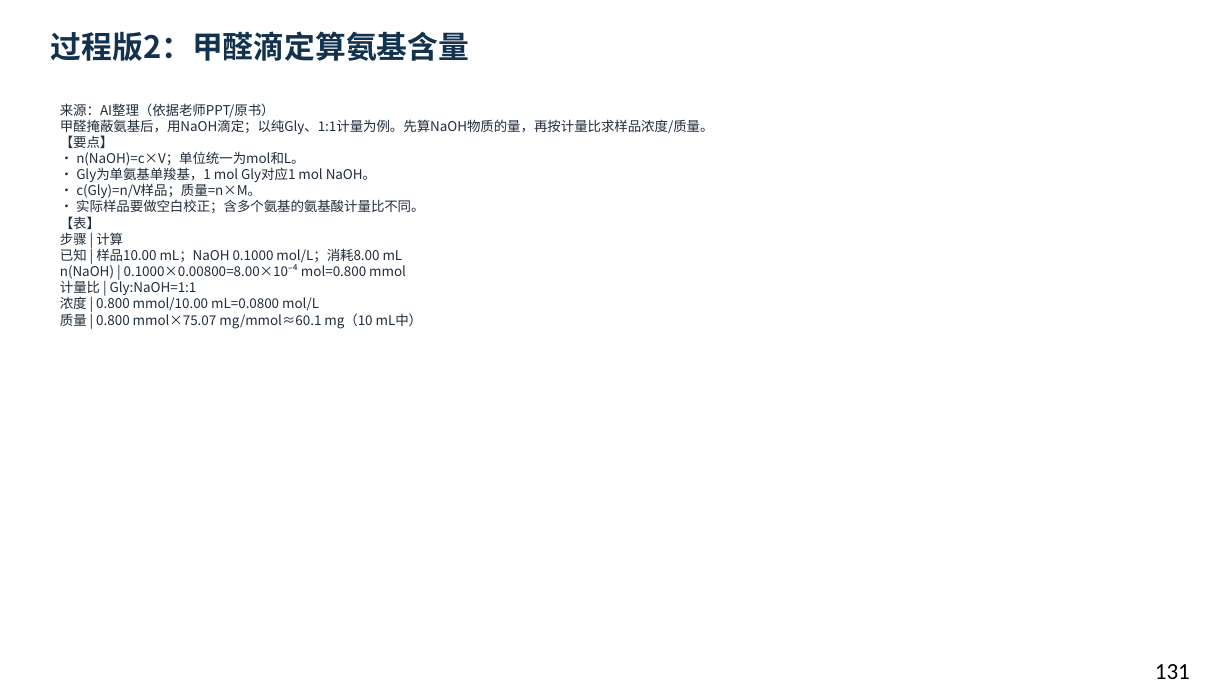
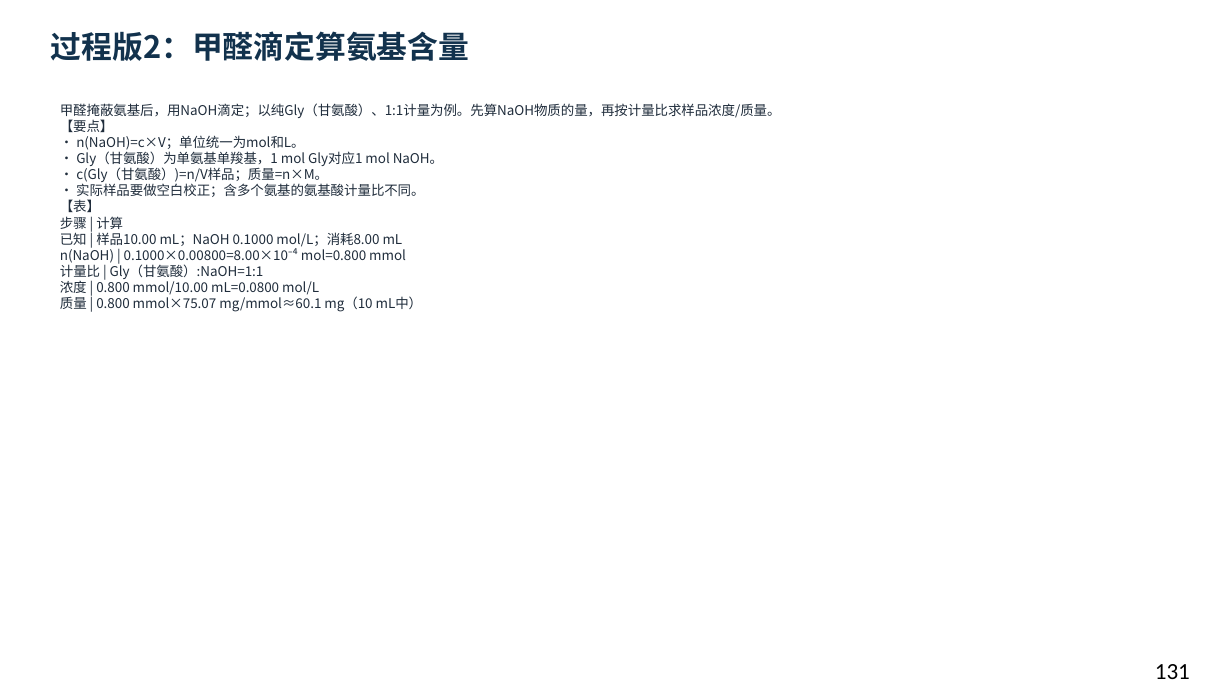
Before and after one commit to newkan-li/Biochemistry, a slide deck: slide 131 of downloads/bc02-ai-style.pptx. Drawn at 1232x693 pixels with LibreOffice and Linux fonts; fonts in the diff are those of the drawing. Boxes give left, top, right and bottom in pixels: in the first picture for what was removed or moved away, otherwise in the second. Text is boxed around its words. In the diff, an @@ line names an element or a change of style, - is before the commit and + after.

```diff
--- a/downloads/bc02-ai-style.pptx
+++ b/downloads/bc02-ai-style.pptx
@@ text at (x1=60, y1=103, x2=781, y2=312): text changed @@
-来源：AI整理（依据老师PPT/原书）
-甲醛掩蔽氨基后，用NaOH滴定；以纯Gly、1:1计量为例。先算NaOH物质的量，再按计量比求样品浓度/质量。
-【要点】
-• n(NaOH)=c×V；单位统一为mol和L。
-• Gly为单氨基单羧基，1 mol Gly对应1 mol NaOH。
-• c(Gly)=n/V样品；质量=n×M。
-• 实际样品要做空白校正；含多个氨基的氨基酸计量比不同。
-【表】
-步骤 | 计算
-已知 | 样品10.00 mL；NaOH 0.1000 mol/L；消耗8.00 mL
-n(NaOH) | 0.1000×0.00800=8.00×10⁻⁴ mol=0.800 mmol
-计量比 | Gly:NaOH=1:1
-浓度 | 0.800 mmol/10.00 mL=0.0800 mol/L
-质量 | 0.800 mmol×75.07 mg/mmol≈60.1 mg（10 mL中）
+甲醛掩蔽氨基后，用NaOH滴定；以纯Gly（甘氨酸）、1:1计量为例。先算NaOH物质的量，再按计量比求样品浓度/质量。
+【要点】
+• n(NaOH)=c×V；单位统一为mol和L。
+• Gly（甘氨酸）为单氨基单羧基，1 mol Gly对应1 mol NaOH。
+• c(Gly（甘氨酸）)=n/V样品；质量=n×M。
+• 实际样品要做空白校正；含多个氨基的氨基酸计量比不同。
+【表】
+步骤 | 计算
+已知 | 样品10.00 mL；NaOH 0.1000 mol/L；消耗8.00 mL
+n(NaOH) | 0.1000×0.00800=8.00×10⁻⁴ mol=0.800 mmol
+计量比 | Gly（甘氨酸）:NaOH=1:1
+浓度 | 0.800 mmol/10.00 mL=0.0800 mol/L
+质量 | 0.800 mmol×75.07 mg/mmol≈60.1 mg（10 mL中）
```
Also in this commit, not shown: 150 other slides changed, 3 other files.
